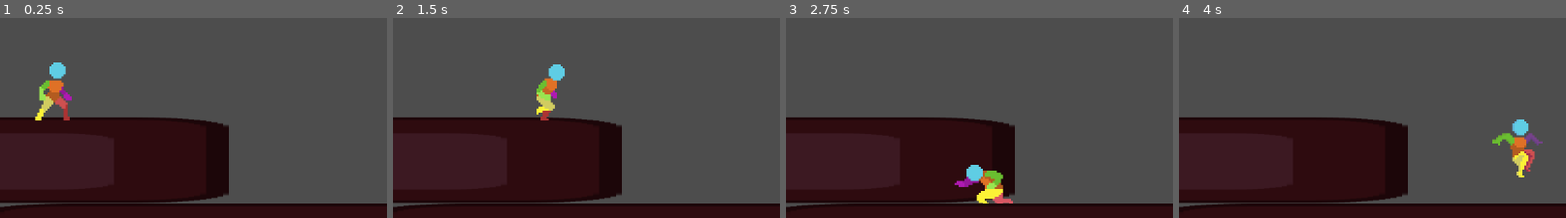
Above: before the commit, frames 1-4 (left to right).
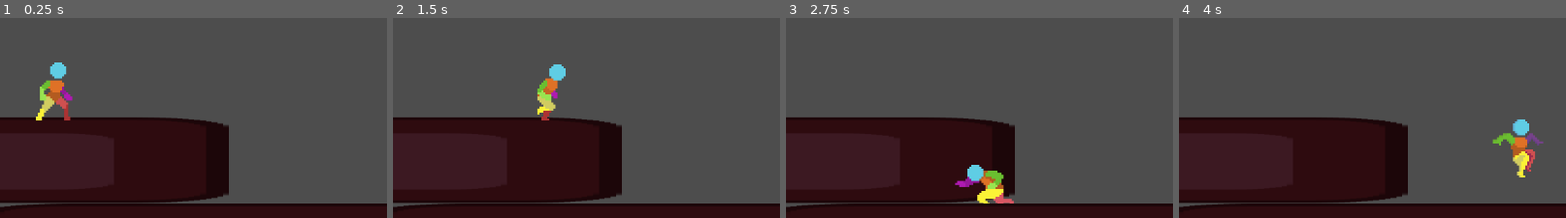
Above: after the commit, the same moments.

Repository: TatusFilipek/GodotTryEndError
Game: Godot game, scene res://scenes/main.tscn
The game is run twice, just before and just after one commit, with the same random seed, the same clock (stepped at 60 frames per second) and the same inputs. The engine's default icon, where the game draws it, is replaced by a stand-in: a white triangle on a blue panel in a dark square.
Inputs:
- Up to frame 1 (0.25 s): no input
- Up to frame 2 (1.5 s): hold Ctrl (crouch) 0.53-1.28 s; hold D (moveRight) from 0.53 s (still down); tap Space (jump) at 0.77 s; tap Alt (sprint) at 1.35 s
- Up to frame 3 (2.75 s): tap Space (jump) at 1.52 s; release D (moveRight) at 2.03 s; hold A (moveLeft) from 2.03 s (still down); hold Ctrl (crouch) from 2.03 s (still down)
- Up to frame 4 (4 s): tap Enter at 2.75 s; release A (moveLeft) at 2.78 s; release Ctrl (crouch) at 2.78 s; hold D (moveRight) from 2.78 s (still down); tap Alt (sprint) at 2.85 s; tap Space (jump) at 3.02, 3.77 s; hold Ctrl (crouch) from 3.53 s (still down)
The pictures show only the part of the screen within x 23-72%, y 31-81%; the shares and areas given below are measured in that part.

The runs differ from the first frame. In frame 1, 0.3% of the frame differs, in the area x 9-19%, y 22-52%; in frame 2, 0.2%; in frame 3, 0.3%; in frame 4, 0.3%, in the area x 80-95%, y 50-80%.

Commit message:
Somehow got it to work properly now i gotta clean um orphan files, animations, variables and such

Diff:
--- a/scenes/player.tscn
+++ b/scenes/player.tscn
@@ -13,6 +13,7 @@
 [ext_resource type="Texture2D" uid="uid://bynxqffhb2wes" path="res://resources/PaidCharacter/Slide/Player Slide 48x48.png" id="7_fulsm"]
 [ext_resource type="Texture2D" uid="uid://bbsi56vwwwedl" path="res://resources/PaidCharacter/Ledge Grab-Climb/LazyLedgeClimb4.png" id="7_i4ail"]
 [ext_resource type="Texture2D" uid="uid://45u06q3hfgrn" path="res://resources/PaidCharacter/Jump/player new jump 48x48.png" id="7_qfm1y"]
+[ext_resource type="Texture2D" uid="uid://djtdhvthrg4m6" path="res://resources/PaidCharacter/Ledge Grab-Climb/LazyLedgeClimb6.png" id="8_4ni07"]
 [ext_resource type="Texture2D" uid="uid://djjqk5e40jq5t" path="res://resources/PaidCharacter/Run/player run 48x48.png" id="8_fulsm"]
 [ext_resource type="Script" uid="uid://7ptg1tpkbmfd" path="res://scripts/jump.gd" id="8_smehm"]
 [ext_resource type="Texture2D" uid="uid://cuouymd85u68j" path="res://resources/PaidCharacter/Walk/PlayerWalk 48x48.png" id="10_4r5pv"]
@@ -207,6 +208,14 @@
 atlas = ExtResource("7_i4ail")
 region = Rect2(192, 0, 48, 96)
 
+[sub_resource type="AtlasTexture" id="AtlasTexture_lw0jh"]
+atlas = ExtResource("8_4ni07")
+region = Rect2(240, 0, 48, 96)
+
+[sub_resource type="AtlasTexture" id="AtlasTexture_ry8ed"]
+atlas = ExtResource("5_a8ls1")
+region = Rect2(0, 0, 48, 48)
+
 [sub_resource type="AtlasTexture" id="AtlasTexture_fuw3a"]
 atlas = ExtResource("8_fulsm")
 region = Rect2(0, 0, 48, 48)
@@ -468,6 +477,12 @@
 }, {
 "duration": 1.0,
 "texture": SubResource("AtlasTexture_vx63k")
+}, {
+"duration": 1.0,
+"texture": SubResource("AtlasTexture_lw0jh")
+}, {
+"duration": 1.0,
+"texture": SubResource("AtlasTexture_ry8ed")
 }],
 "loop": true,
 "name": &"LedgeClimbLazy",
@@ -834,6 +849,7 @@
 
 [sub_resource type="Animation" id="Animation_lxlsd"]
 resource_name = "LedgeClimb"
+length = 0.83335
 step = 0.16666667
 tracks/0/type = "value"
 tracks/0/imported = false
@@ -854,10 +870,24 @@
 tracks/1/interp = 1
 tracks/1/loop_wrap = true
 tracks/1/keys = {
-"times": PackedFloat32Array(0, 0.16666667, 0.33333334),
-"transitions": PackedFloat32Array(1, 1, 1),
-"update": 1,
-"values": [2, 3, 4]
+"times": PackedFloat32Array(0, 0.16666667, 0.33333334, 0.5, 0.6666667),
+"transitions": PackedFloat32Array(1, 1, 1, 1, 1),
+"update": 1,
+"values": [2, 3, 4, 5, 6]
+}
+tracks/2/type = "method"
+tracks/2/imported = false
+tracks/2/enabled = true
+tracks/2/path = NodePath("StateMachine/LedgeClimb")
+tracks/2/interp = 1
+tracks/2/loop_wrap = true
+tracks/2/keys = {
+"times": PackedFloat32Array(0.6666667),
+"transitions": PackedFloat32Array(1),
+"values": [{
+"args": [],
+"method": &"AnimationFinished"
+}]
 }
 
 [sub_resource type="Animation" id="Animation_ha2mi"]
@@ -1050,6 +1080,7 @@
 target_position = Vector2(0, 39)
 
 [node name="AnimatedSprite2D" type="AnimatedSprite2D" parent="." unique_id=862734885]
+position = Vector2(1, 0)
 scale = Vector2(3, 3)
 sprite_frames = SubResource("SpriteFrames_4r5pv")
 animation = &"Walk"
--- a/scripts/ledgeClimb.gd
+++ b/scripts/ledgeClimb.gd
@@ -6,7 +6,6 @@
 
 var ledgePos : Vector2
 var postAnimPos : Vector2
-var rayPosition : Vector2
 
 func enter() -> void:
 	super.enter()
@@ -14,17 +13,12 @@
 	playback.travel("LedgeClimb")
 	core.velocity = Vector2.ZERO
 
-	#postAnimPos = core.position
-	#postAnimPos.x += core.CheckWall.position.x + 17 * core.facingDirection
-	#postAnimPos.y += core.CheckLedge.position.y
+	postAnimPos = core.GetLedgePosition()
 
+	postAnimPos.x += core.CheckWall.position.x + 17 * core.facingDirection
+	postAnimPos.y += core.CheckLedge.position.y
 
-	rayPosition = core.GetLedgePosition()
-
-	rayPosition.x += core.CheckWall.position.x + 17 * core.facingDirection
-	rayPosition.y += core.CheckLedge.position.y
-
-	core.position = rayPosition
+	#core.position = postAnimPos
 
 	pass
 
@@ -35,10 +29,8 @@
 func physics_update(_delta: float) -> void:
 	super.physics_update(_delta)
 	if not isActive: return
+	pass
 
-	#if animation complete snap player to rayposition and change state to idle
-	#core.position = rayPosition
-
+func AnimationFinished() -> void:
+	core.position = postAnimPos
 	machine.change_state("Idle")
-	return
-	pass
--- a/scripts/ledgeGrab.gd
+++ b/scripts/ledgeGrab.gd
@@ -39,12 +39,6 @@
 		rayPosition.x += core.CheckWall.position.x + 17 * core.facingDirection
 		rayPosition.y += core.CheckLedge.position.y
 
-		core.postAnimPos = rayPosition
-
-		#core.position = rayPosition
-
-		#machine.change_state("Idle")
-
 		#var newRayCast = RayCast2D.new()
 		#newRayCast.position = rayPosition
 		#
--- a/scripts/player.gd
+++ b/scripts/player.gd
@@ -40,8 +40,6 @@
 var sprite : AnimatedSprite2D
 
 var jumping : bool = false
-
-var postAnimPos : Vector2
 
 func _ready() -> void:
 	sprite = get_node("AnimatedSprite2D")
Binary file added: resources/PaidCharacter/Ledge Grab-Climb/LazyLedgeClimb5.png
Not shown, added: resources/PaidCharacter/Ledge Grab-Climb/LazyLedgeClimb5.png.import
Binary file added: resources/PaidCharacter/Ledge Grab-Climb/LazyLedgeClimb6.png
Not shown, added: resources/PaidCharacter/Ledge Grab-Climb/LazyLedgeClimb6.png.import
